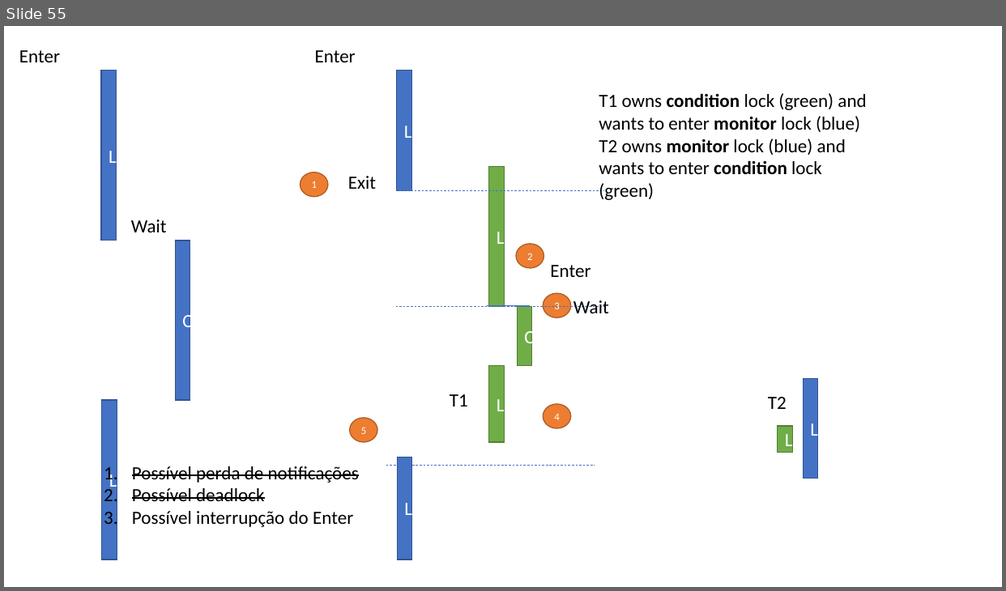
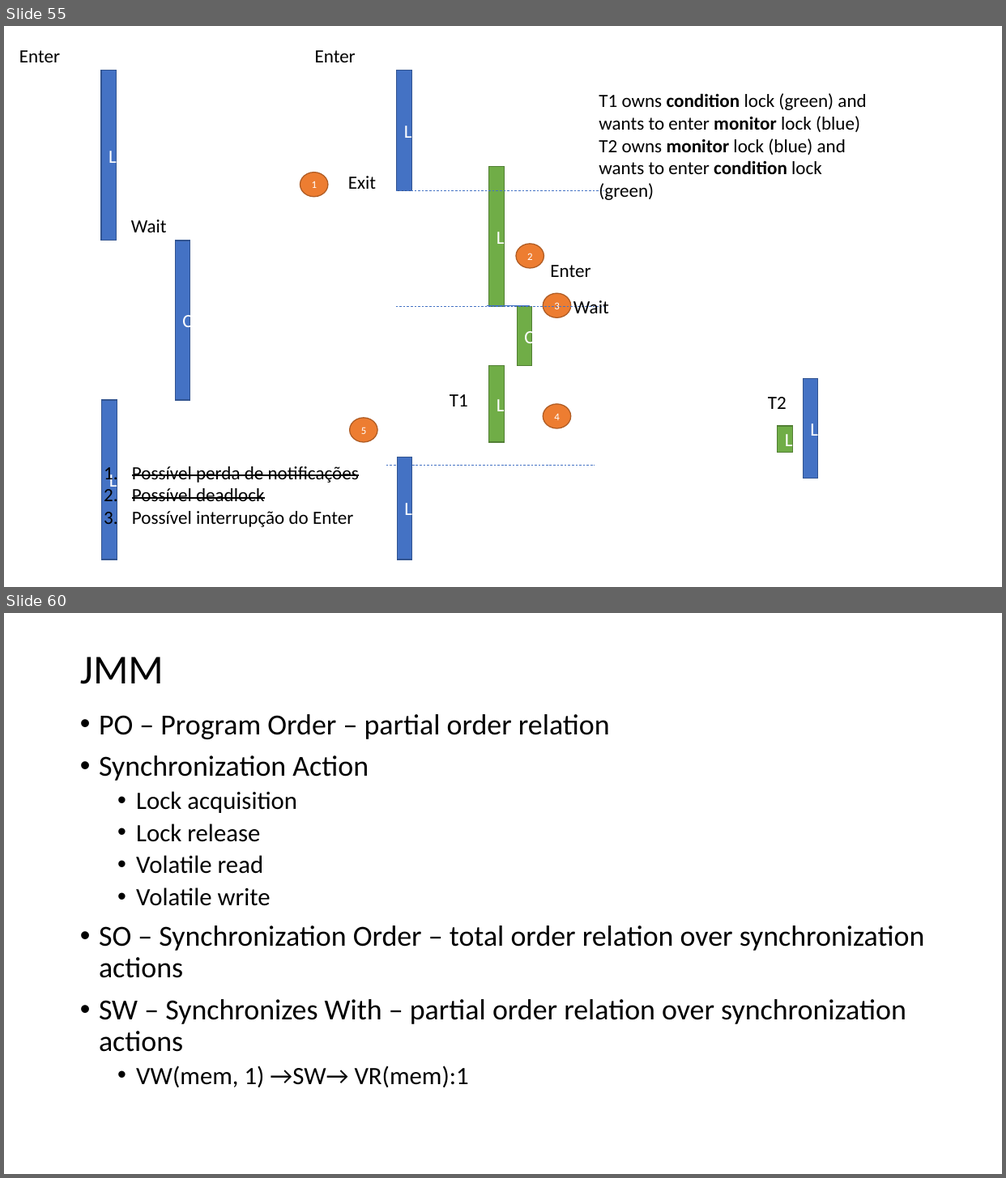
Before and after one commit to isel-leic-pc/s2021v-li51n, a slide deck: docs/threads.pptx. Shown one above the other, each under a label of ours: slide 55 before the commit, slides 55 and 60 after it; the slides between them are not shown. The pictures are 1006x591 and 1006x1178 pixels, drawn with LibreOffice and Linux fonts; fonts in the diff are those of the drawing. Boxes give left, top, right and bottom in pixels: in the first picture for what was removed or moved away, otherwise in the second. Text is boxed around its words. In the diff, an @@ line names an element or a change of style, - is before the commit and + after.

```diff
--- a/docs/threads.pptx
+++ b/docs/threads.pptx
@@ slide 60 added at [4, 613, 1002, 1174], background #FFFFFF @@
@@ title added at [80, 657, 164, 684], 39.6 pt, text #000000 @@
+JMM
@@ text added at [99, 714, 925, 1088], 28 pt, text #000000 @@
+• PO – Program Order – partial order relation
+• Synchronization Action
+  • Lock acquisition
+  • Lock release
+  • Volatile read
+  • Volatile write
+• SO – Synchronization Order – total order relation over synchronization actions
+• SW – Synchronizes With – partial order relation over synchronization actions
+  • VW(mem, 1) →SW→ VR(mem):1
```
Also in this commit, not shown: 14 other slides added, 5 other files.
